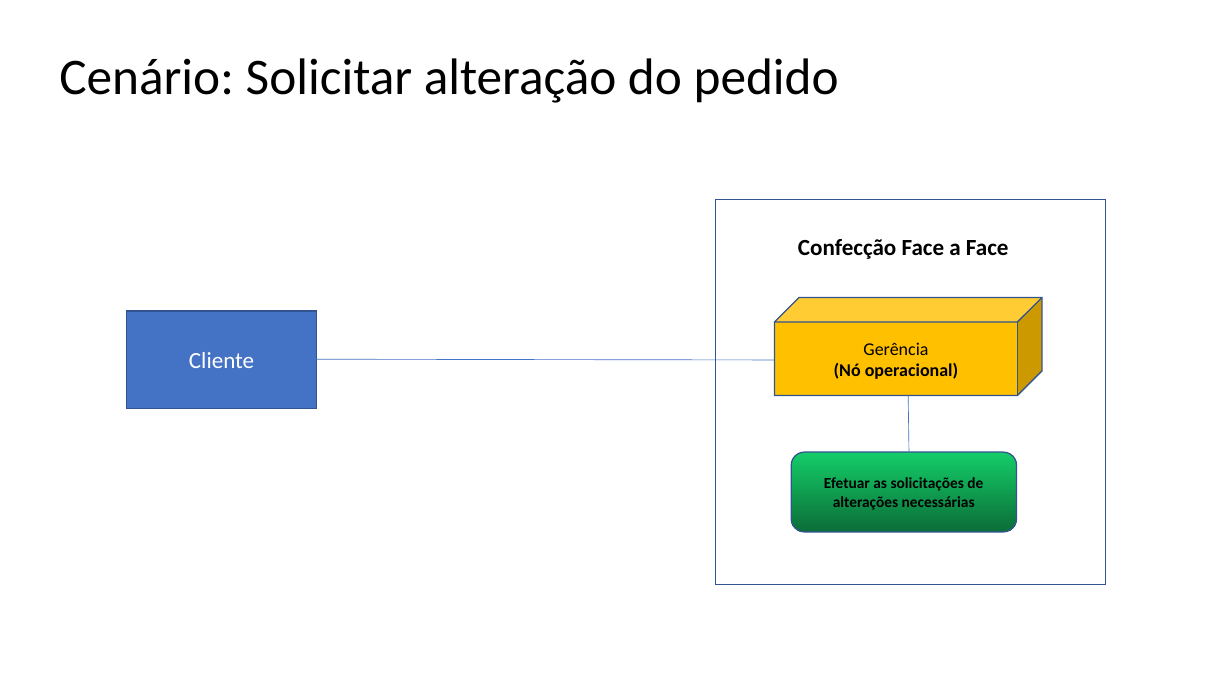
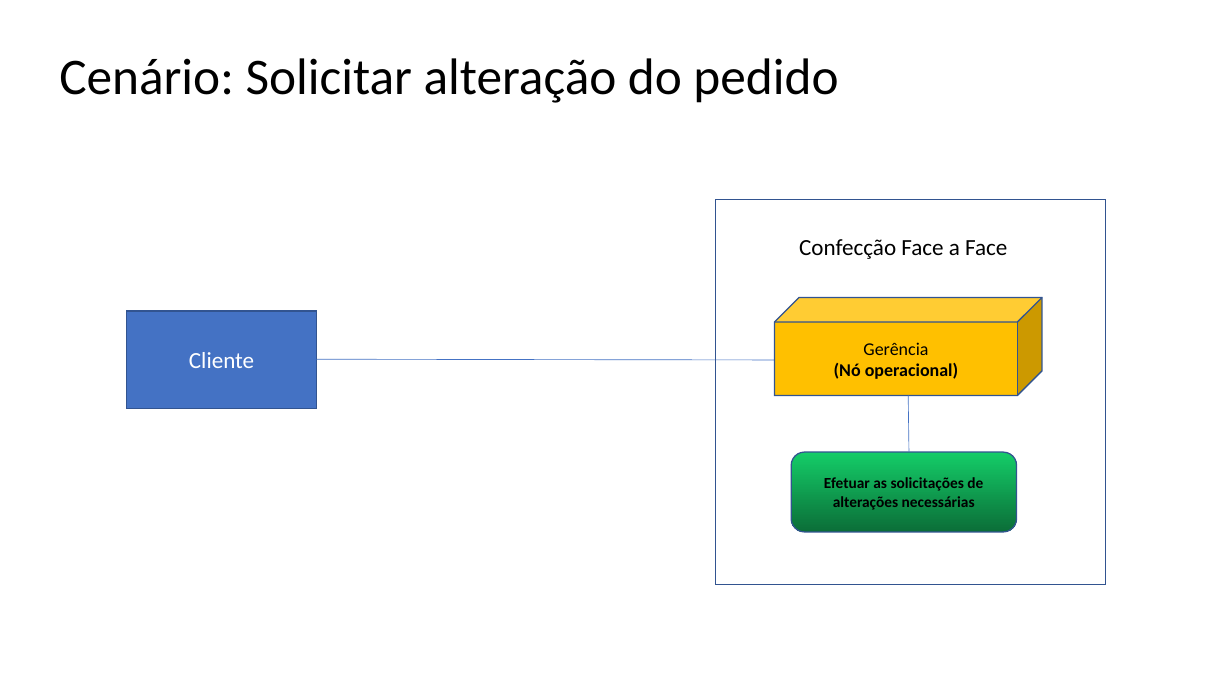
Before and after one commit to cferreiras/ARTEFATOS-ENIAC, a slide deck: slide 4 of 15. Arquitetura de Negócio para cada Cenário.pptx. Drawn at 1232x693 pixels with LibreOffice and Linux fonts; fonts in the diff are those of the drawing. Boxes give left, top, right and bottom in pixels: in the first picture for what was removed or moved away, otherwise in the second. Text is boxed around its words. In the diff, an @@ line names an element or a change of style, - is before the commit and + after.

```diff
--- a/15. Arquitetura de Negócio para cada Cenário.pptx
+++ b/15. Arquitetura de Negócio para cada Cenário.pptx
@@ text "Confecção Face a Face" at <box>799,239,1007,259</box>: bold off @@
```
Also in this commit, not shown: 5 other slides changed, 1 slide added, 7 other files.
